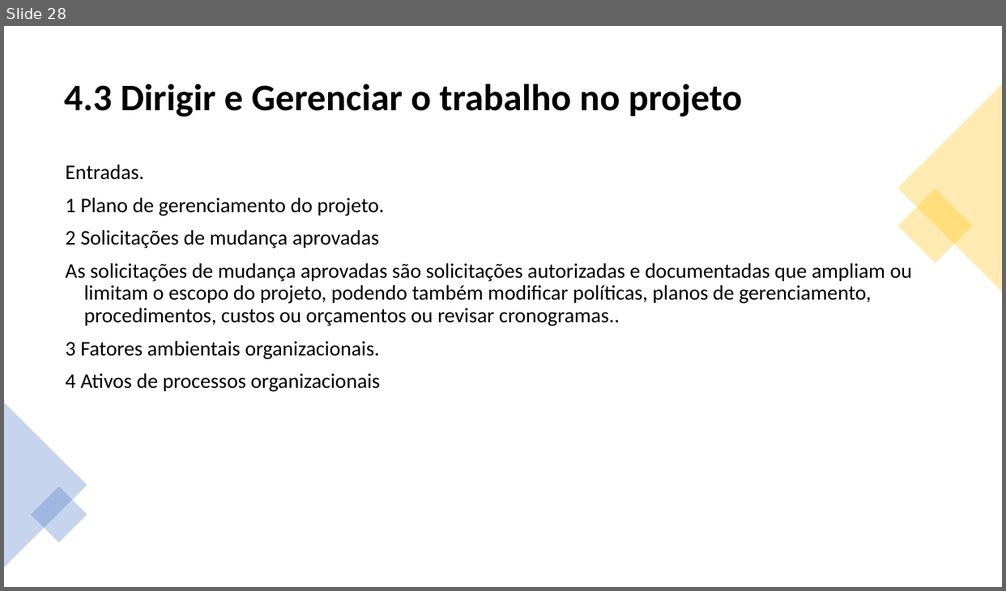
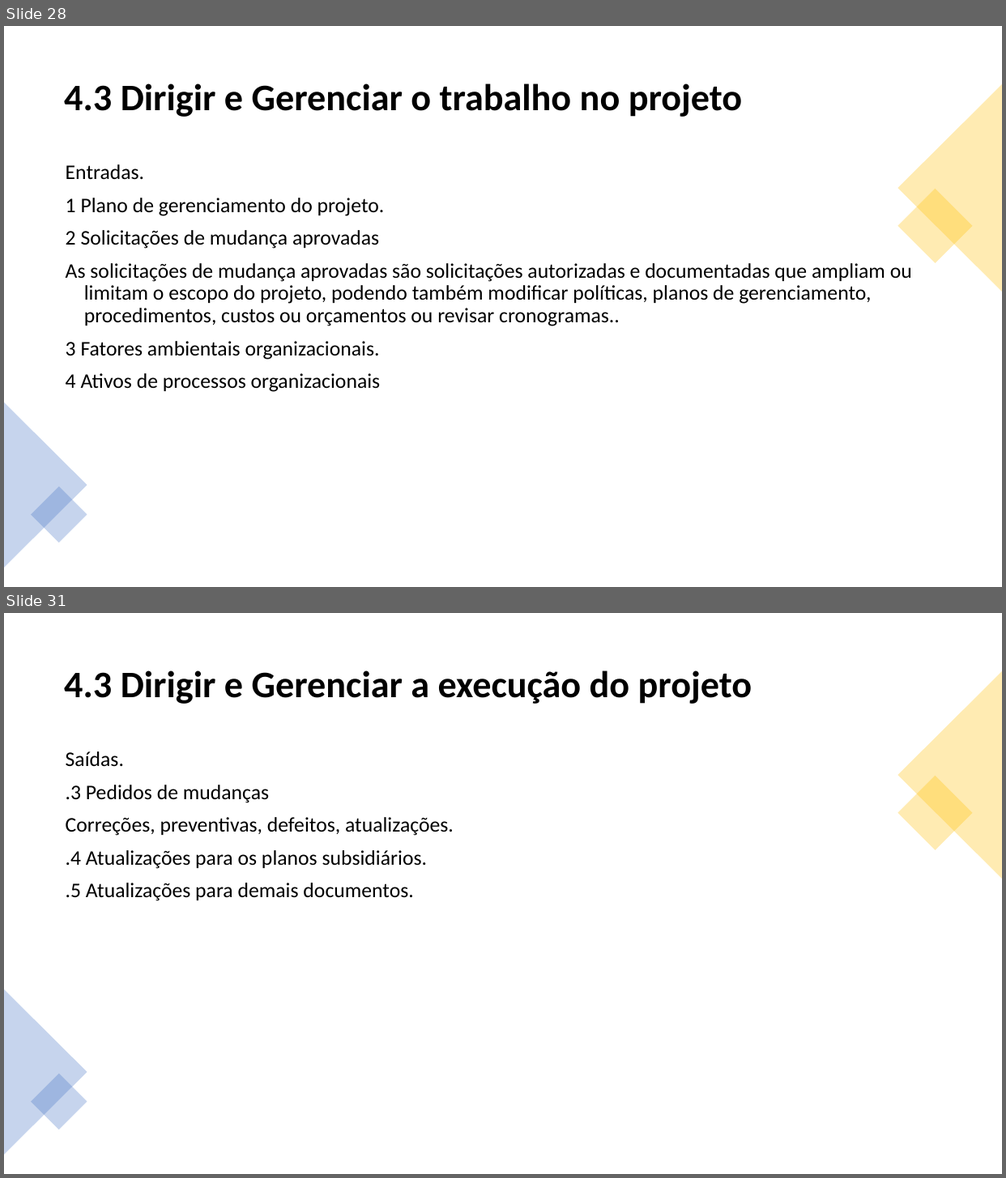
Before and after one commit to jharbes/ADMINISTRACAO-DE-REDES, a slide deck: RELATORIO PROVA P2/relatorio-pmbok-capitulo4-jharbes.pptx. Shown one above the other, each under a label of ours: slide 28 before the commit, slides 28 and 31 after it; the slides between them are not shown. The pictures are 1006x591 and 1006x1178 pixels, drawn with LibreOffice and Linux fonts; fonts in the diff are those of the drawing. Boxes give left, top, right and bottom in pixels: in the first picture for what was removed or moved away, otherwise in the second. Text is boxed around its words. In the diff, an @@ line names an element or a change of style, - is before the commit and + after.

```diff
--- a/RELATORIO PROVA P2/relatorio-pmbok-capitulo4-jharbes.pptx
+++ b/RELATORIO PROVA P2/relatorio-pmbok-capitulo4-jharbes.pptx
@@ slide 31 added at <box>4,613,1002,1174</box>, background #FFFFFF @@
@@ title added at <box>64,671,752,704</box>, 36 pt, text #000000, bold @@
+4.3 Dirigir e Gerenciar a execução do projeto
@@ triangle added at <box>898,671,1002,879</box>, fill #FFC000 at 30% opacity @@
@@ text added at <box>66,752,454,901</box>, 20 pt, text #000000 @@
+Saídas.
+.3 Pedidos de mudanças
+Correções, preventivas, defeitos, atualizações.
+.4 Atualizações para os planos subsidiários.
+.5 Atualizações para demais documentos.
@@ rectangle added at <box>898,776,974,851</box>, fill #FFC000 at 30% opacity @@
@@ triangle added at <box>4,990,87,1155</box>, fill #4472C4 at 30% opacity @@
@@ rectangle added at <box>31,1073,87,1130</box>, fill #4472C4 at 30% opacity @@
```
Also in this commit, not shown: 7 other slides added.
